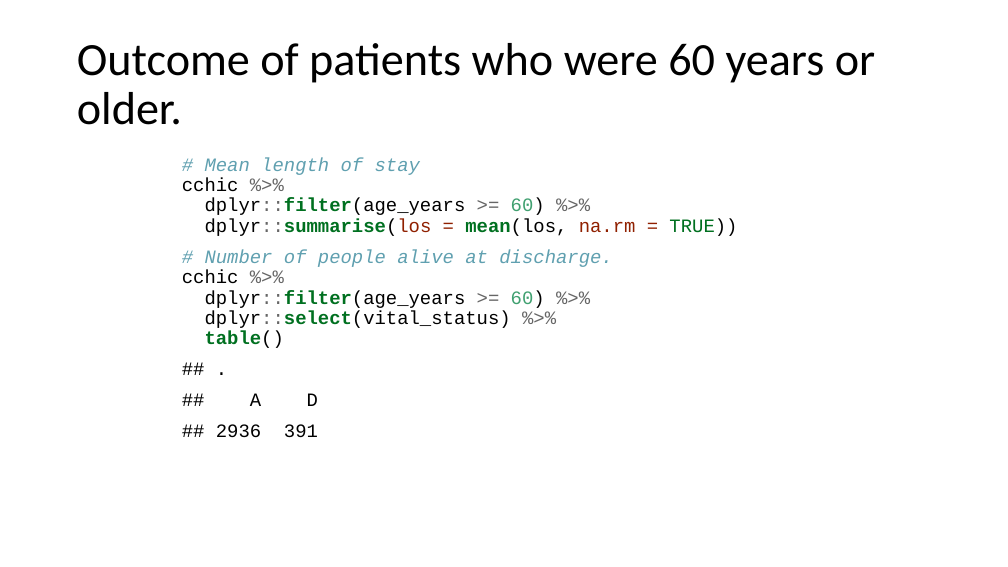
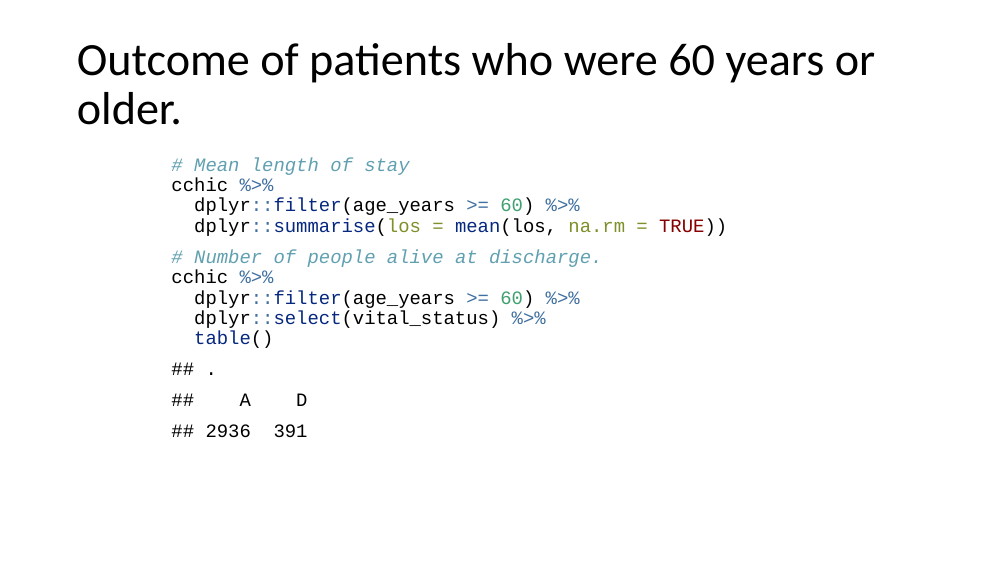
Before and after one commit to ClinicianCoders/ClinicianCoders, a slide deck: slide 38 of Workshops/Workshop4.pptx. Drawn at 1008x567 pixels with LibreOffice and Linux fonts; fonts in the diff are those of the drawing. Boxes give left, top, right and bottom in pixels: in the first picture for what was removed or moved away, otherwise in the second. Text is boxed around its words. In the diff, an @@ line names an element or a change of style, - is before the commit and + after.

Commit message:
Fix overly large code font size in recent knits
Prior to this commit, rekniting slides results in code chunk font sizes
larger than before, causing some sections to overflow off the slide.
This commit edits Images/template.pptx to restore formatting to as close
as possible the original look. This was done by editing the headings in
the Master Slide. The fix isn't perfect, notably whenever normal text is
used now with no heading at all, it is too small. As a result, I've
edited Rmd files where neccessary to ensure all normal text has bullets.
I then reknit all Rmd files with the new template and looked them over
to make sure nothing looks dodgy.

```diff
--- a/Workshops/Workshop4.pptx
+++ b/Workshops/Workshop4.pptx
@@ text "# Mean length of stay ..." at <box>171,157,727,438</box>: text colour #666666 to #4070A0 in "%>% dplyr::filter(age_years >= %>% dplyr::summarise(los", "%>% dplyr::filter(age_years >= %>% dplyr::select(vital_statu ..."; text colour #007020 to #06287E, bold off in "dplyr::filter(age_years dplyr::summarise(los mean(los,", "dplyr::filter(age_years dplyr::select(vital_status) table()"; text colour #902000 to #7D9029 in "dplyr::summarise(los = na.rm ="; text colour #007020 to #880000 in "TRUE))"; indent changed @@
```
Also in this commit, not shown: 33 other slides changed, 12 other files.
